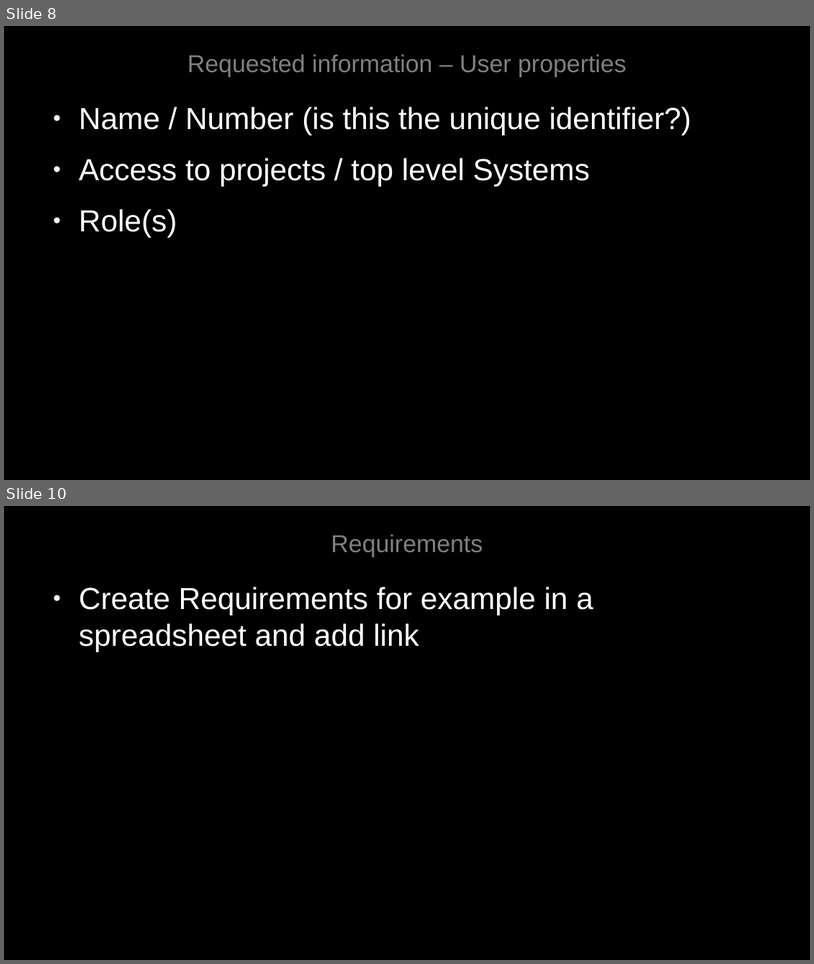
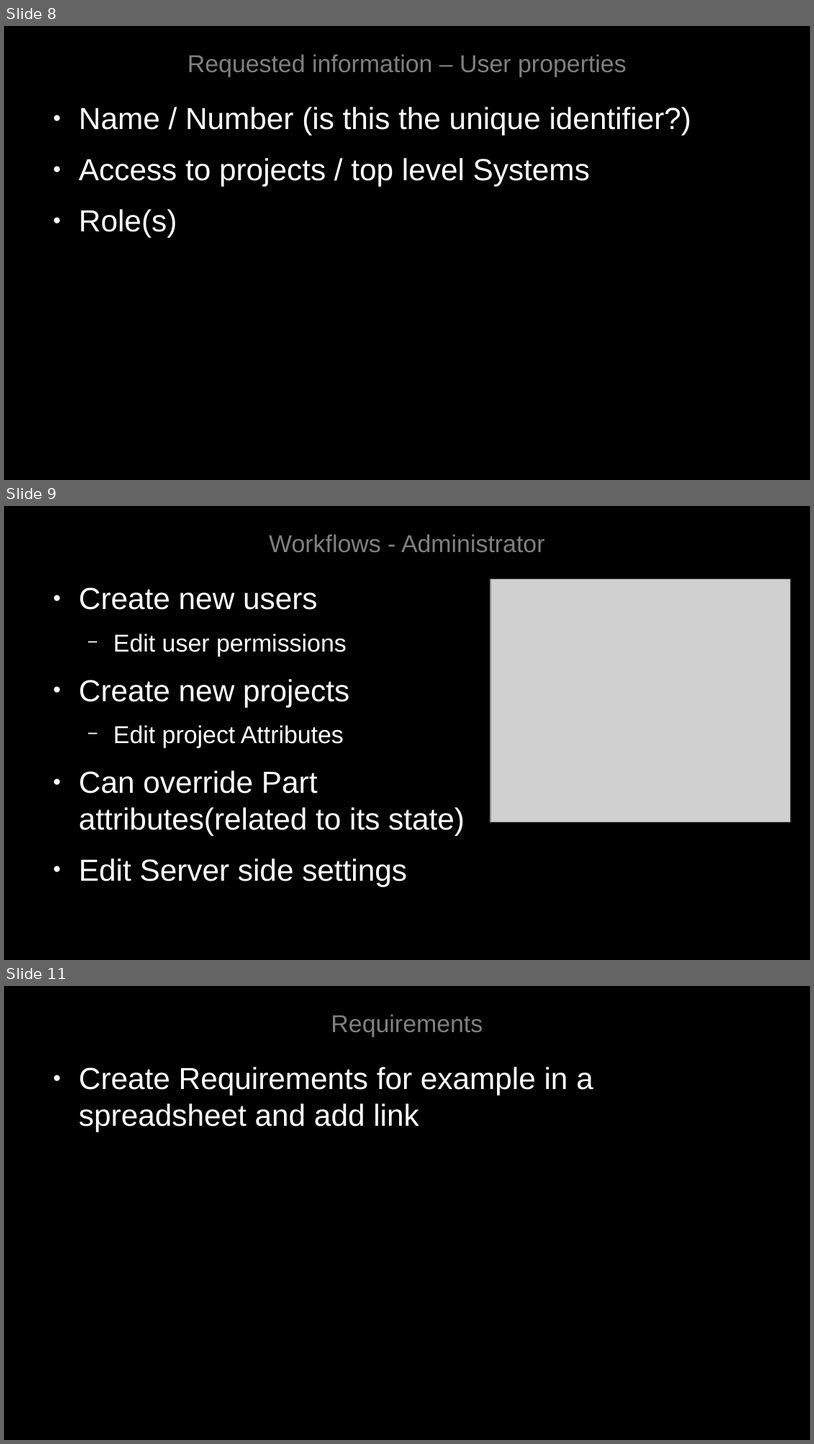
Before and after one commit to Jee-Bee/FreePDM, a slide deck: ConceptOfDesign/FreePDM_CoD.odp. Shown one above the other, each under a label of ours: slides 8 and 10 before the commit, slides 8, 9 and 11 after it; the slides between them are not shown. The pictures are 814x964 and 814x1444 pixels, drawn with LibreOffice and Linux fonts; fonts in the diff are those of the drawing; grey boxes stand for pictures. Boxes give left, top, right and bottom in pixels: in the first picture for what was removed or moved away, otherwise in the second. Text is boxed around its words. In the diff, an @@ line names an element or a change of style, - is before the commit and + after.

Commit message:
Presentation Upd with attributes and workflows definition

```diff
--- a/ConceptOfDesign/FreePDM_CoD.odp
+++ b/ConceptOfDesign/FreePDM_CoD.odp
@@ slide 9 added at (x1=4, y1=506, x2=810, y2=960), background #000000 @@
@@ title added at (x1=269, y1=534, x2=545, y2=552), 24 pt, text #808080 @@
+Workflows - Administrator
@@ text added at (x1=79, y1=587, x2=465, y2=886), 30 pt, text #FFFFFF @@
+● Create new users
+  − Edit user permissions
+● Create new projects
+  − Edit project Attributes
+● Can override Part attributes(related to its state)
+● Edit Server side settings
@@ picture added at (x1=491, y1=579, x2=791, y2=822) @@
@@ what was slide 10 is now slide 11 @@
```
Also in this commit, not shown: 2 slides changed, 3 other files.
